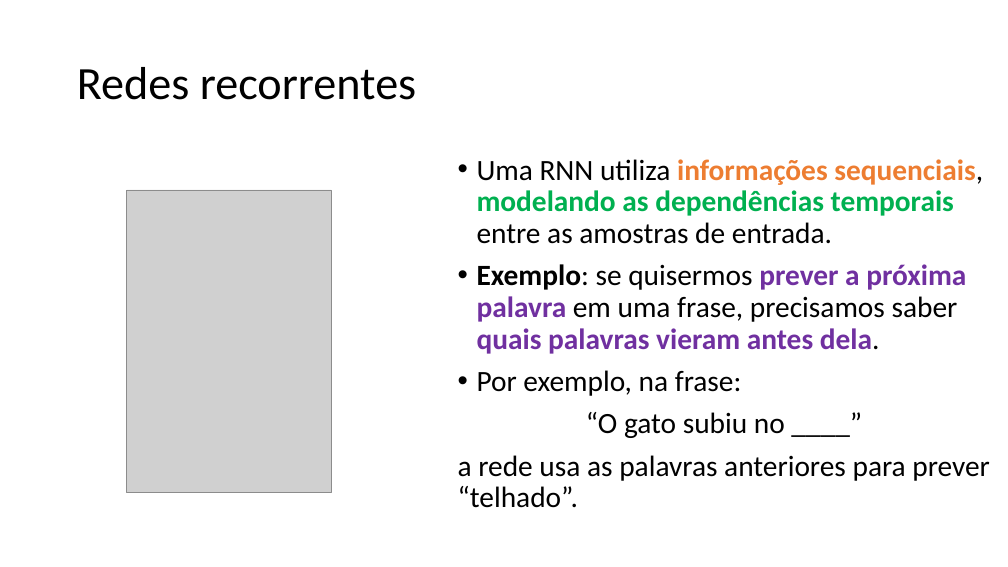
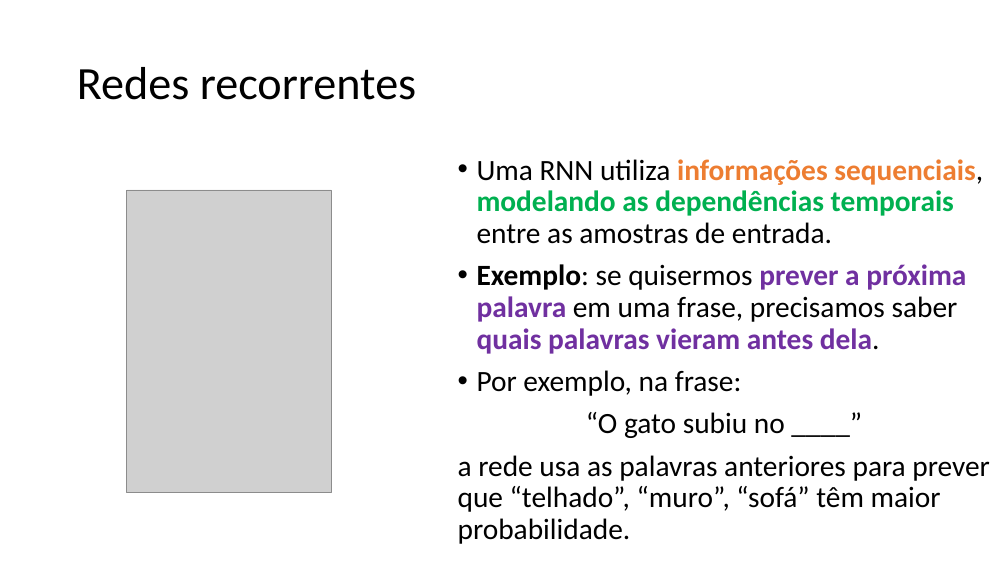
Before and after one commit to zz4fap/c24_inteligencia_artificial, a slide deck: slide 8 of slides/C24_RNN.pptx. Drawn at 1008x567 pixels with LibreOffice and Linux fonts; fonts in the diff are those of the drawing; grey boxes stand for pictures. Boxes give left, top, right and bottom in pixels: in the first picture for what was removed or moved away, otherwise in the second. Text is boxed around its words. In the diff, an @@ line names an element or a change of style, - is before the commit and + after.

```diff
--- a/slides/C24_RNN.pptx
+++ b/slides/C24_RNN.pptx
@@ text at [458,455,990,544]: text changed @@
-a rede usa as palavras anteriores para prever “telhado”.
+a rede usa as palavras anteriores para prever que “telhado”, “muro”, “sofá” têm maior probabilidade.
```
Also in this commit, not shown: 5 other slides changed, 1 slide added.
